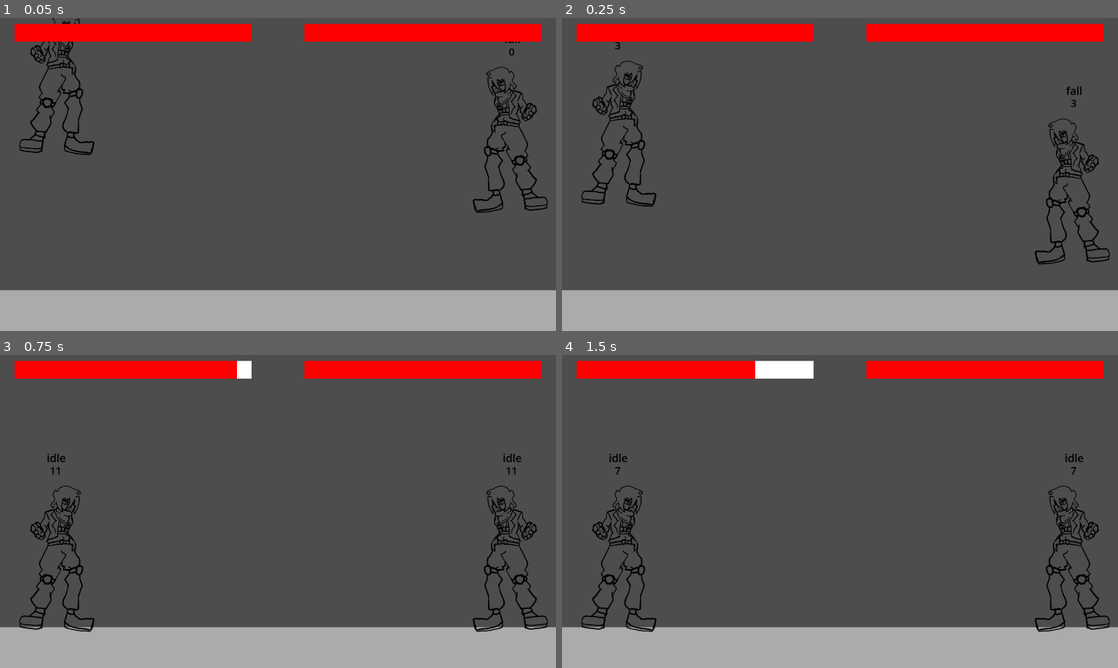
Above: before the commit, frames 1-4 (two rows, left to right).
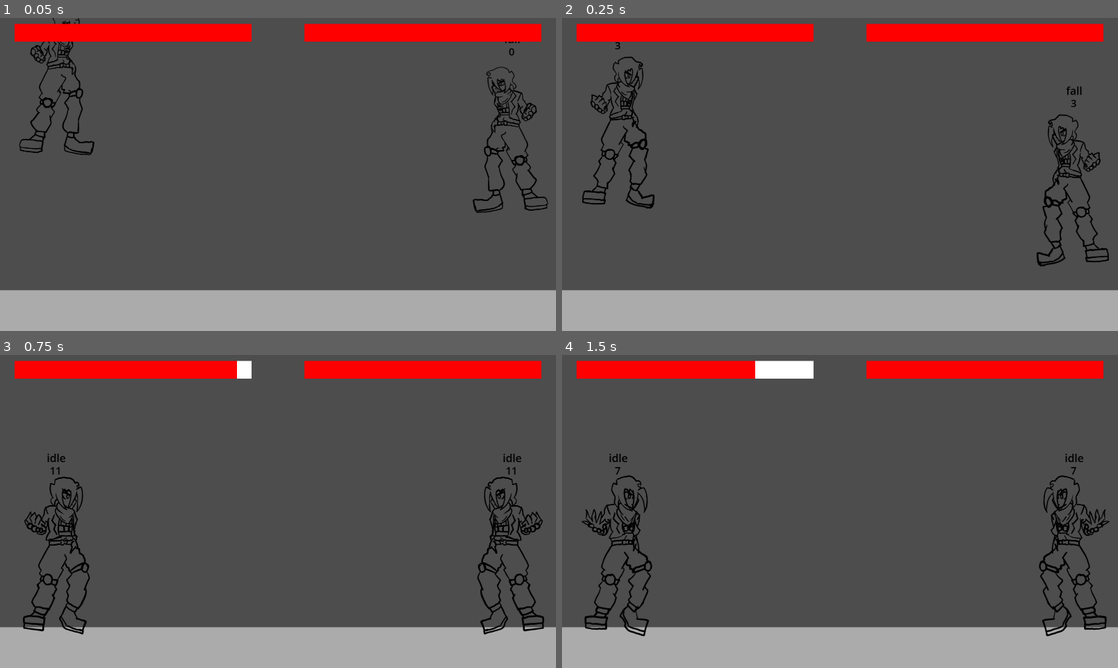
Above: after the commit, the same moments.

Repository: Patotatoman27/waifusVsVoids
Game: Godot game, scene res://Scenes/mainTestStage.tscn
Same seed, same stepped clock (60 frames per second), same inputs: the game is played once before the commit and once after it. The engine's default icon, where the game draws it, is replaced by a stand-in: a white triangle on a blue panel in a dark square.
Inputs:
- Up to frame 1 (0.05 s): no input
- Up to frame 2 (0.25 s): no input
- Up to frame 3 (0.75 s): hold B from 0.53 s (still down)
- Up to frame 4 (1.5 s): release B at 1.28 s; tap B at 1.35 s

Frame 1 is identical in both runs. In frame 2, 2.1% of the frame differs, in the area x 3-99%, y 12-80%; in frame 3, 3.0%; in frame 4, 3.1%, in the area x 3-99%, y 38-90%.

Commit message:
P: Scale X y Knockback terminados

Diff:
--- a/Scenes/Neumann.tscn
+++ b/Scenes/Neumann.tscn
@@ -850,8 +850,8 @@
 step = 0.0625
 tracks/0/type = "value"
 tracks/0/imported = false
-tracks/0/enabled = false
-tracks/0/path = NodePath("../Player1/AnimatedSprite2D:frame")
+tracks/0/enabled = true
+tracks/0/path = NodePath("Visual/AnimatedSprite2D:frame")
 tracks/0/interp = 1
 tracks/0/loop_wrap = true
 tracks/0/keys = {
@@ -862,8 +862,8 @@
 }
 tracks/1/type = "value"
 tracks/1/imported = false
-tracks/1/enabled = false
-tracks/1/path = NodePath("../Player1/AnimatedSprite2D:animation")
+tracks/1/enabled = true
+tracks/1/path = NodePath("Visual/AnimatedSprite2D:animation")
 tracks/1/interp = 1
 tracks/1/loop_wrap = true
 tracks/1/keys = {
@@ -874,8 +874,8 @@
 }
 tracks/2/type = "value"
 tracks/2/imported = false
-tracks/2/enabled = false
-tracks/2/path = NodePath("../Player1/Hurtboxes/HurtBox1:shape:size")
+tracks/2/enabled = true
+tracks/2/path = NodePath("Visual/Hurtboxes/HurtBox1:shape:size")
 tracks/2/interp = 1
 tracks/2/loop_wrap = true
 tracks/2/keys = {
@@ -886,8 +886,8 @@
 }
 tracks/3/type = "value"
 tracks/3/imported = false
-tracks/3/enabled = false
-tracks/3/path = NodePath("../Player1/Hurtboxes/HurtBox1:position")
+tracks/3/enabled = true
+tracks/3/path = NodePath("Visual/Hurtboxes/HurtBox1:position")
 tracks/3/interp = 1
 tracks/3/loop_wrap = true
 tracks/3/keys = {
@@ -898,8 +898,8 @@
 }
 tracks/4/type = "value"
 tracks/4/imported = false
-tracks/4/enabled = false
-tracks/4/path = NodePath("../Player1/Hurtboxes/HurtBox2:shape:size")
+tracks/4/enabled = true
+tracks/4/path = NodePath("Visual/Hurtboxes/HurtBox2:shape:size")
 tracks/4/interp = 1
 tracks/4/loop_wrap = true
 tracks/4/keys = {
@@ -910,8 +910,8 @@
 }
 tracks/5/type = "value"
 tracks/5/imported = false
-tracks/5/enabled = false
-tracks/5/path = NodePath("../Player1/Hurtboxes/HurtBox2:position")
+tracks/5/enabled = true
+tracks/5/path = NodePath("Visual/Hurtboxes/HurtBox2:position")
 tracks/5/interp = 1
 tracks/5/loop_wrap = true
 tracks/5/keys = {
@@ -922,8 +922,8 @@
 }
 tracks/6/type = "value"
 tracks/6/imported = false
-tracks/6/enabled = false
-tracks/6/path = NodePath("../Player1/Hurtboxes/HurtBox3:shape:size")
+tracks/6/enabled = true
+tracks/6/path = NodePath("Visual/Hurtboxes/HurtBox3:shape:size")
 tracks/6/interp = 1
 tracks/6/loop_wrap = true
 tracks/6/keys = {
@@ -934,8 +934,8 @@
 }
 tracks/7/type = "value"
 tracks/7/imported = false
-tracks/7/enabled = false
-tracks/7/path = NodePath("../Player1/Hurtboxes/HurtBox3:position")
+tracks/7/enabled = true
+tracks/7/path = NodePath("Visual/Hurtboxes/HurtBox3:position")
 tracks/7/interp = 1
 tracks/7/loop_wrap = true
 tracks/7/keys = {
@@ -946,8 +946,8 @@
 }
 tracks/8/type = "value"
 tracks/8/imported = false
-tracks/8/enabled = false
-tracks/8/path = NodePath("../Player1/Hurtboxes/HurtBox4:disabled")
+tracks/8/enabled = true
+tracks/8/path = NodePath("Visual/Hurtboxes/HurtBox4:disabled")
 tracks/8/interp = 1
 tracks/8/loop_wrap = true
 tracks/8/keys = {
@@ -958,8 +958,8 @@
 }
 tracks/9/type = "value"
 tracks/9/imported = false
-tracks/9/enabled = false
-tracks/9/path = NodePath("../Player1/Hurtboxes/HurtBox4:visible")
+tracks/9/enabled = true
+tracks/9/path = NodePath("Visual/Hurtboxes/HurtBox4:visible")
 tracks/9/interp = 1
 tracks/9/loop_wrap = true
 tracks/9/keys = {
@@ -970,8 +970,8 @@
 }
 tracks/10/type = "value"
 tracks/10/imported = false
-tracks/10/enabled = false
-tracks/10/path = NodePath("../Player1/Hitboxes/HitBox1:disabled")
+tracks/10/enabled = true
+tracks/10/path = NodePath("Visual/Hitboxes/HitBox1:disabled")
 tracks/10/interp = 1
 tracks/10/loop_wrap = true
 tracks/10/keys = {
@@ -982,8 +982,8 @@
 }
 tracks/11/type = "value"
 tracks/11/imported = false
-tracks/11/enabled = false
-tracks/11/path = NodePath("../Player1/Hitboxes/HitBox1:visible")
+tracks/11/enabled = true
+tracks/11/path = NodePath("Visual/Hitboxes/HitBox1:visible")
 tracks/11/interp = 1
 tracks/11/loop_wrap = true
 tracks/11/keys = {
--- a/Scripts/TestStateMachinePlayer.gd
+++ b/Scripts/TestStateMachinePlayer.gd
@@ -8,6 +8,8 @@
 @onready var players = $"..";
 @onready var player1: CharacterBody2D = $"../Player1"
 @onready var player2: CharacterBody2D = $"../Player2"
+var myChar;
+var otherChar;
 			#//Hit and Hurtboxes
 const ANIMFPS = 16;
 @onready var anim: AnimationPlayer = $Visual/AnimationPlayer
@@ -45,7 +47,7 @@
 #Moveset
 enum Moveset {nulo, walkKick, jumpKick}
 var attack_info = {
-	Moveset.walkKick: AttackData.new(5, 14, 0.15, 330, 0),
+	Moveset.walkKick: AttackData.new(5, 3, 0.15, 330, 0),
 	Moveset.jumpKick: AttackData.new(30, 7, 0.5, 500, 0)
 }
 var move : Moveset;
@@ -63,6 +65,8 @@
 	#Jugador actual
 	if isplayerOne:
 		PX = "P1";
+		myChar = player1;
+		otherChar = player2;
 		#Collision Layers de Hitbox/Hurtbox:
 		hitboxes.collision_layer = 1 << 2
 		hurtboxes.collision_layer = 1 << 3
@@ -70,6 +74,8 @@
 		hurtboxes.collision_mask = 1 << 4
 	else:
 		PX = "P2";
+		myChar = player2;
+		otherChar = player1;
 		#Collision Layers de Hitbox/Hurtbox:
 		hitboxes.collision_layer = 1 << 4
 		hurtboxes.collision_layer = 1 << 5
@@ -77,9 +83,9 @@
 		hurtboxes.collision_mask = 1 << 2
 
 
+
 #PROCESS
 func _process(delta: float) -> void:
-	#Hit management
 	#State management
 	match state:
 		States.hitstun:
@@ -97,6 +103,7 @@
 					state = States.fall;
 		States.idle:
 			DirectionDetection();
+			isFlipped = (otherChar.position.x < myChar.position.x);
 			velocity.x = 0;
 			velocity.y = 0;
 			anim.play("Idle");
@@ -108,6 +115,7 @@
 		States.walk:
 			move = Moveset.walkKick
 			DirectionDetection();
+			isFlipped = (otherChar.position.x < myChar.position.x);
 			velocity.y = 0;
 			velocity.x += direction * ACCELERATION * delta;
 			if abs(velocity.x) > MAXHSPEED:
